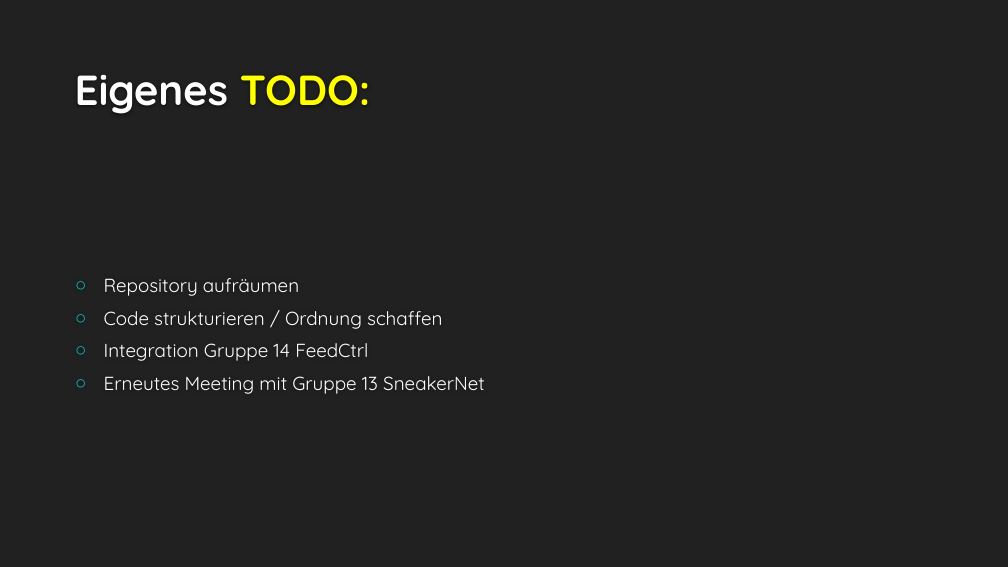
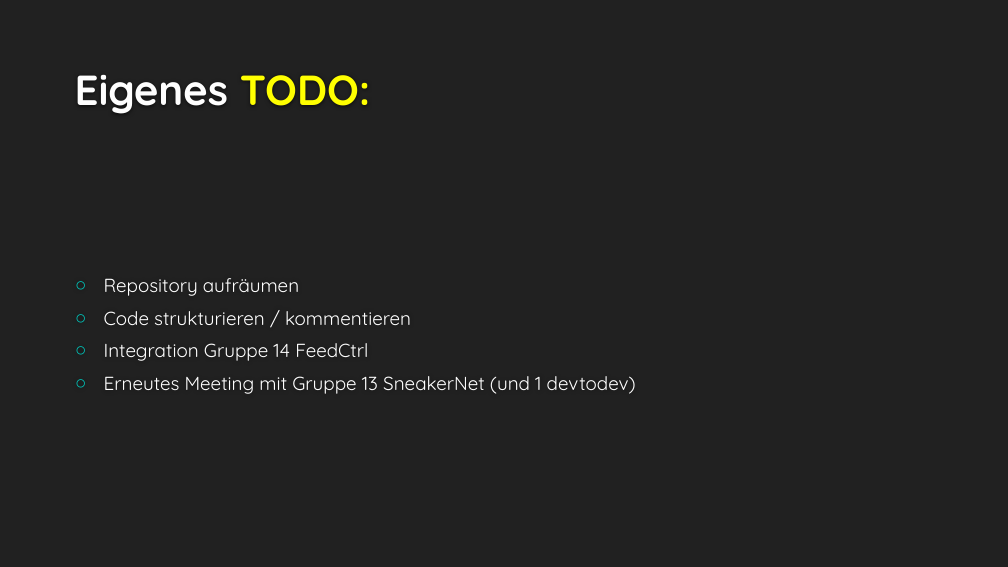
Before and after one commit to cn-uofbasel/BACnet, a slide deck: slide 10 of groups/04-logMerge/kurzpresi.pptx (slide 6 before the commit). Drawn at 1008x567 pixels with LibreOffice and Linux fonts; fonts in the diff are those of the drawing; background and template pictures are left out. Boxes give left, top, right and bottom in pixels: in the first picture for what was removed or moved away, otherwise in the second. Text is boxed around its words. In the diff, an @@ line names an element or a change of style, - is before the commit and + after.

```diff
--- a/groups/04-logMerge/kurzpresi.pptx
+++ b/groups/04-logMerge/kurzpresi.pptx
@@ text at [104,311,411,325]: text changed @@
-○ Code strukturieren / Ordnung schaffen
+○ Code strukturieren / kommentieren
@@ text at [104,376,636,394]: text changed @@
-○ Erneutes Meeting mit Gruppe 13 SneakerNet
+○ Erneutes Meeting mit Gruppe 13 SneakerNet (und 1 devtodev)
```
Also in this commit, not shown: 3 other slides changed, 5 slides added, 1 slide removed, 1 other file.
